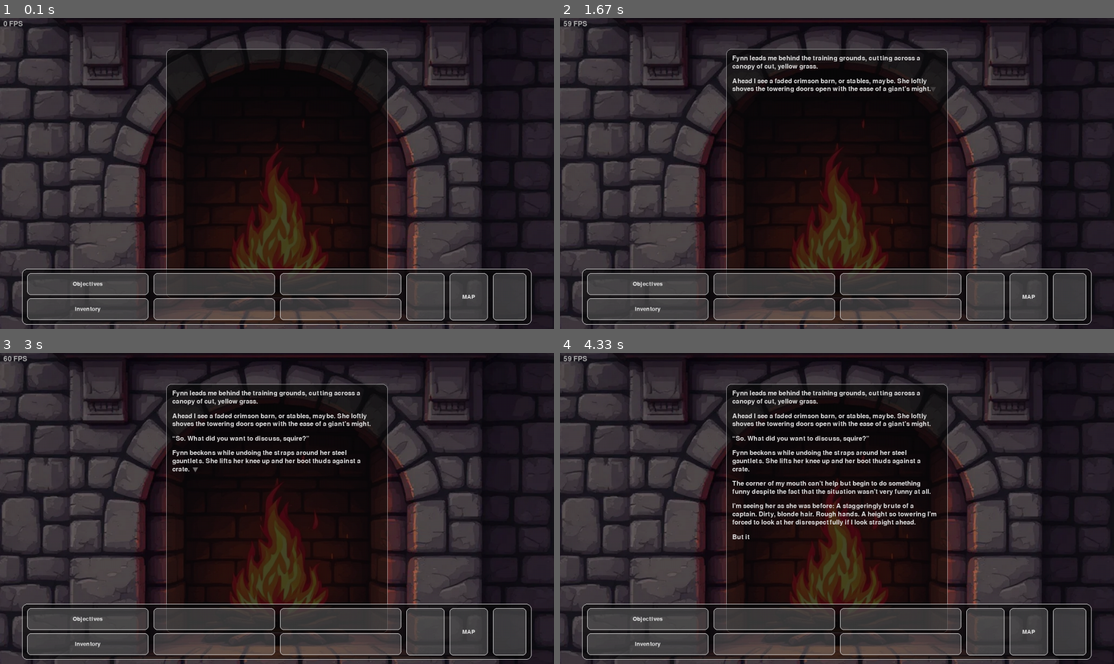
Above: before the commit, frames 1-4 (two rows, left to right).
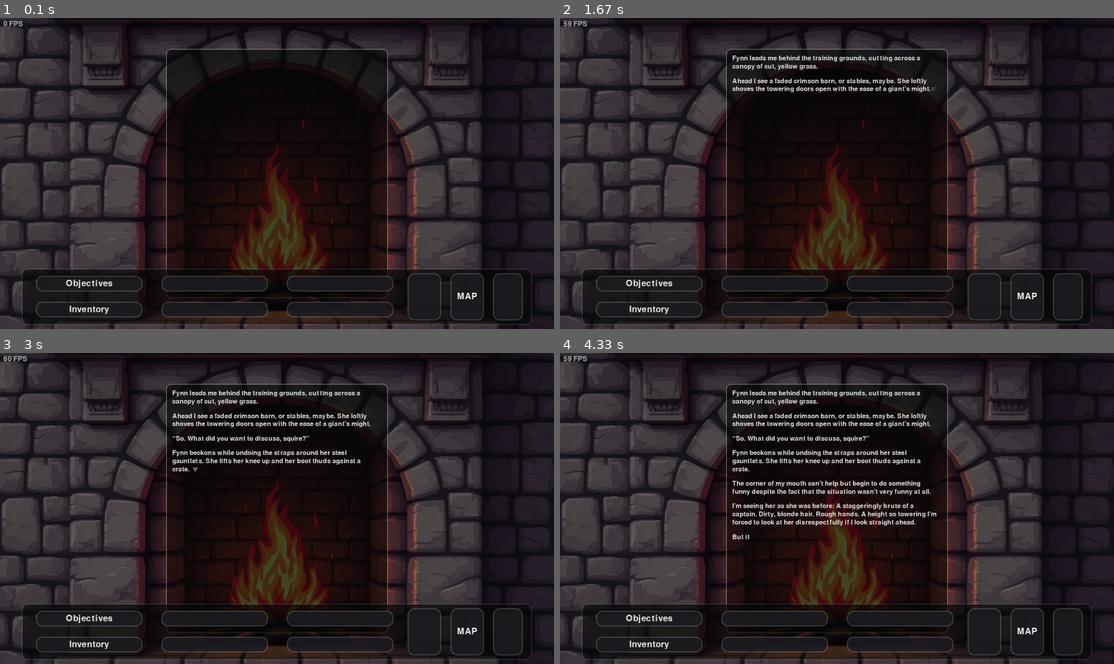
Above: after the commit, the same moments.

Repository: jhoangnguyen/solid
Game: pygame game, started from run.py
Same seed, same stepped clock (60 frames per second), same inputs: the game is played once before the commit and once after it.
Inputs (mouse positions are in pixels of both pictures, inside the frame that each line leads up to):
- Up to frame 1 (0.1 s): no input
- Up to frame 2 (1.67 s): press the mouse at (837, 195) at 0.37 s; move the mouse to (770, 185) at 0.47 s; release the mouse at (704, 176) at 0.6 s; tap Enter at 0.67 s; press the mouse at (837, 195) at 1.03 s; move the mouse to (748, 201) at 1.13 s; release the mouse at (659, 210) at 1.27 s; press the mouse at (837, 195) at 1.37 s; move the mouse to (909, 123) at 1.47 s; release the mouse at (981, 55) at 1.6 s
- Up to frame 3 (3 s): press the mouse at (277, 530) at 1.7 s; move the mouse to (332, 474) at 1.8 s; release the mouse at (387, 418) at 1.93 s; press the mouse at (277, 530) at 2.03 s; move the mouse to (254, 576) at 2.13 s; release the mouse at (232, 623) at 2.27 s; press the mouse at (277, 530) at 2.37 s; move the mouse to (204, 511) at 2.47 s; release the mouse at (127, 492) at 2.6 s; tap Space at 2.67 s
- Up to frame 4 (4.33 s): press the mouse at (837, 530) at 3.03 s; move the mouse to (831, 468) at 3.13 s; release the mouse at (831, 408) at 3.27 s; tap Space at 3.4, 3.7, 3.9, 4.23 s

The runs differ from the first frame. In frame 1, 12% of the frame differs, in the area x 3-96%, y 80-99%; in frame 2, 12%; in frame 3, 12%; in frame 4, 12%.

Commit message:
Add proportial button to bar fracs

Diff:
--- a/engine/app.py
+++ b/engine/app.py
@@ -105,63 +105,6 @@
             "right_2": BottomBarButton("right_2", "MAP"),
         })
 
-
-    # def handle_input(self):
-    #     for e in pygame.event.get():
-    #         if e.type == pygame.QUIT:
-    #             self.running = False
-    #         elif e.type == pygame.KEYDOWN:
-    #             if e.key == pygame.K_ESCAPE:
-    #                 self.running = False
-    #             elif self.textbox.choice_active():
-    #                 if e.key == pygame.K_UP:
-    #                     self.textbox.choice_move_cursor(-1)
-    #                 elif e.key == pygame.K_DOWN:
-    #                     self.textbox.choice_move_cursor(+1)
-    #                 elif e.key in (pygame.K_RETURN, pygame.K_SPACE):
-    #                     idx = self.textbox.choice_get_selected_index()
-    #                     if idx is not None and idx >= 0:
-    #                         self.presenter.submit_choice_index(idx)
-    #                 elif e.key == pygame.K_PAGEUP:
-    #                     self.textbox.scroll(-self.textbox.viewport_height * self.cfg.input.page_scroll_frac)
-    #                 elif e.key == pygame.K_PAGEDOWN:
-    #                     self.textbox.scroll(+self.textbox.viewport_height * self.cfg.input.page_scroll_frac)
-    #                 elif e.key == pygame.K_HOME:
-    #                     self.textbox.scroll_to_top()
-    #                 elif e.key == pygame.K_END:
-    #                     self.textbox.scroll_to_bottom()
-    #             else:
-    #                 # no active choice panel -> normal VN advance controls
-    #                 if e.key in (pygame.K_SPACE, pygame.K_RETURN):
-    #                     self.textbox.on_player_press()
-    #                 elif e.key == pygame.K_PAGEUP:
-    #                     self.textbox.scroll(-self.textbox.viewport_height * self.cfg.input.page_scroll_frac)
-    #                 elif e.key == pygame.K_PAGEDOWN:
-    #                     self.textbox.scroll(+self.textbox.viewport_height * self.cfg.input.page_scroll_frac)
-    #                 elif e.key == pygame.K_HOME:
-    #                     self.textbox.scroll_to_top()
-    #                 elif e.key == pygame.K_END:
-    #                     self.textbox.scroll_to_bottom()
-
-    #         elif e.type == pygame.MOUSEMOTION:
-    #             if self.textbox.choice_active():
-    #                 self.textbox.choice_hover_at(e.pos)
-
-    #         elif e.type == pygame.MOUSEBUTTONDOWN and e.button == 1:
-    #             if self.textbox.choice_active():
-    #                 idx = self.textbox.choice_click(e.pos)
-    #                 if idx is not None:
-    #                     self.presenter.submit_choice_index(idx)
-    #             else:
-    #                 self.textbox.on_player_press()
-
-    #         elif e.type == pygame.MOUSEWHEEL:
-    #             self.textbox.scroll(-e.y * self.cfg.input.scroll_wheel_pixels)
-    #         elif e.type == pygame.VIDEORESIZE:
-    #             self.screen = pygame.display.set_mode((e.w, e.h), pygame.RESIZABLE)
-    #             wfrac, hfrac = self._tb_fracs
-    #             self.textbox.on_resize(compute_centered_rect(self.screen, self.cfg.textbox.width_frac, self.cfg.textbox.height_frac))
-
     def handle_input(self):
         for e in pygame.event.get():
             if e.type == pygame.QUIT:
--- a/engine/settings.py
+++ b/engine/settings.py
@@ -2,7 +2,7 @@
 from dataclasses import dataclass, field
 from pathlib import Path
 from typing import Any, Dict, Tuple, Optional
-from engine.ui.style import Theme, WaitIndicatorStyle
+from engine.ui.style import Theme, WaitIndicatorStyle, BottomBarStyle, BottomBarButtonStyle
 
 try:
     import yaml
@@ -202,27 +202,31 @@
 
     bb_yaml = tdata.get("bottom_bar", {}) or {}
     btn_yaml = bb_yaml.get("button", {}) or {}
-    bb = {
-        "height": int(bb_yaml.get("height", 72)),
-        "radius": int(bb_yaml.get("radius", 12)),
-        "padding": tuple(bb_yaml.get("padding", (10,16,10,16))),
-        "gap": int(bb_yaml.get("gap", 12)),
-        "bg_rgba": tuple(bb_yaml.get("bg_rgba", (10,10,10,170))),
-        "border_rgba": tuple(bb_yaml.get("border_rgba", (255,255,255,60))),
-        "button": {
-            "h": int(btn_yaml.get("h", 44)),
-            "pad_x": int(btn_yaml.get("pad_x", 14)),
-            "radius": int(btn_yaml.get("radius", 10)),
-            "text_size": int(btn_yaml.get("text_size", 18)),
-            "text_rgb": tuple(btn_yaml.get("text_rgb", (235,235,235))),
-            "fill_rgba": tuple(btn_yaml.get("fill_rgba", (30,30,35,220))),
-            "hover_rgba": tuple(btn_yaml.get("hover_rgba", (50,50,60,240))),
-            "down_rgba": tuple(btn_yaml.get("down_rgba", (70,70,80,255))),
-            "border_rgba": tuple(btn_yaml.get("border_rgba", (255,255,255,60))),
-            "border_px": int(btn_yaml.get("border_px", 1)),
-        }
-    }
-    setattr(th, "bottom_bar", bb)
+
+    th.bottom_bar.height      = int(bb_yaml.get("height", th.bottom_bar.height))
+    th.bottom_bar.radius      = int(bb_yaml.get("radius", th.bottom_bar.radius))
+    th.bottom_bar.padding     = tuple(bb_yaml.get("padding", th.bottom_bar.padding))
+    th.bottom_bar.gap         = int(bb_yaml.get("gap", th.bottom_bar.gap))
+    th.bottom_bar.bg_rgba     = tuple(bb_yaml.get("bg_rgba", th.bottom_bar.bg_rgba))
+    th.bottom_bar.border_rgba = tuple(bb_yaml.get("border_rgba", th.bottom_bar.border_rgba))
+
+    b = th.bottom_bar.button
+    b.h          = int(btn_yaml.get("h", b.h))
+    b.pad_x      = int(btn_yaml.get("pad_x", b.pad_x))
+    b.radius     = int(btn_yaml.get("radius", b.radius))
+    b.text_size  = int(btn_yaml.get("text_size", b.text_size))
+    b.text_rgb   = tuple(btn_yaml.get("text_rgb", b.text_rgb))
+    b.fill_rgba  = tuple(btn_yaml.get("fill_rgba", b.fill_rgba))
+    b.hover_rgba = tuple(btn_yaml.get("hover_rgba", b.hover_rgba))
+    b.down_rgba  = tuple(btn_yaml.get("down_rgba", b.down_rgba))
+    b.border_rgba= tuple(btn_yaml.get("border_rgba", b.border_rgba))
+    b.border_px  = int(btn_yaml.get("border_px", b.border_px))
+
+    b.h_frac         = float(btn_yaml.get("h_frac", b.h_frac)) if btn_yaml.get("h_frac", None) is not None else b.h_frac
+    b.pad_x_frac     = float(btn_yaml.get("pad_x_frac", b.pad_x_frac)) if btn_yaml.get("pad_x_frac", None) is not None else b.pad_x_frac
+    b.text_size_frac = float(btn_yaml.get("text_size_frac", b.text_size_frac)) if btn_yaml.get("text_size_frac", None) is not None else b.text_size_frac
+    b.radius_frac    = float(btn_yaml.get("radius_frac", b.radius_frac)) if btn_yaml.get("radius_frac", None) is not None else b.radius_frac
+    b.border_px_frac = float(btn_yaml.get("border_px_frac", b.border_px_frac)) if btn_yaml.get("border_px_frac", None) is not None else b.border_px_frac
     return th
 
 def textbox_fracs_from_defaults(defaults: Dict[str, Any], fallback: Tuple[float, float]) -> Tuple[float, float]:
--- a/engine/ui/style.py
+++ b/engine/ui/style.py
@@ -27,6 +27,34 @@
     scale: float = 1.0
     font_path: str | None = None
 
+@dataclass
+class BottomBarButtonStyle:
+    h: int = 44
+    pad_x: int = 14
+    radius: int = 10
+    text_size: int = 18
+    text_rgb: tuple[int, int, int] = (235, 235, 235)
+    fill_rgba: tuple[int, int, int, int] = (30, 30, 35, 220)
+    hover_rgba: tuple[int, int, int, int] = (50, 50, 60, 240)
+    down_rgba: tuple[int, int, int, int]  = (70, 70, 80, 255)
+    border_rgba: tuple[int, int, int, int] = (255, 255, 255, 60)
+    border_px: int = 1
+    h_frac: float | None = None          # 0..1 of the LEFT cell height
+    pad_x_frac: float | None = None      # 0..0.5 of the button cell width
+    text_size_frac: float | None = None  # 0..1 of the BAR height
+    radius_frac: float | None = None     # 0..0.5 of the BAR height
+    border_px_frac: float | None = None  # 0..0.1 of the BAR height
+
+
+@dataclass
+class BottomBarStyle:
+    height: int = 72               # pixels (preferred)
+    radius: int = 12
+    padding: tuple[int, int, int, int] = (10, 16, 10, 16)  # t, r, b, l
+    gap: int = 12
+    bg_rgba: tuple[int, int, int, int] = (10, 10, 10, 170)
+    border_rgba: tuple[int, int, int, int] = (255, 255, 255, 60)
+    button: BottomBarButtonStyle = field(default_factory=BottomBarButtonStyle)
 
 @dataclass
 class Theme:
@@ -44,6 +72,7 @@
     choice_blur_scale: float = 0.25      # 0.20–0.35 = stronger blur
     choice_blur_passes: int = 1        # 1–2
     choice_tint_rgba: Optional[tuple[int, int, int, int]] = (0, 0, 0, 96)  # darken a bit over the blur for readability
+    bottom_bar: BottomBarStyle = field(default_factory=BottomBarStyle)
 
     def derive(self, **overrides) -> "Theme":
         """ Create a variant theme (e.g., per screen) without mutating the base. """
--- a/engine/ui/widgets/bottom_bar.py
+++ b/engine/ui/widgets/bottom_bar.py
@@ -1,6 +1,7 @@
 from __future__ import annotations
 from dataclasses import dataclass
 from typing import Dict, Optional
+from engine.ui.style import Theme
 import pygame
 
 
@@ -39,11 +40,11 @@
     def __init__(
         self,
         theme,
-        width_frac: float = 0.92,
-        height_frac: float = 0.18,
+        width_frac: float = 0.92,     # keep width as a fraction
+        height_frac: float = 0.18,    # used only if theme.bottom_bar.height is absent
         margin_px: int = 10,
     ):
-        self.theme = theme
+        self.theme : Theme = theme
         self.width_frac = float(width_frac)
         self.height_frac = float(height_frac)
         self.margin_px = int(margin_px)
@@ -53,10 +54,14 @@
         self._font: Optional[pygame.font.Font] = None
         self._bar_rect_rect: Optional[pygame.Rect] = None
 
-
     # ---------- public ----------
     def set_slots(self, mapping: Dict[str, BottomBarButton]) -> None:
         self.slots.update(mapping)
+
+    def hit_test(self, pos: tuple[int, int]) -> bool:
+        """True if pos lies inside the bar area last laid out by draw()."""
+        br = self._bar_rect_rect
+        return isinstance(br, pygame.Rect) and br.collidepoint(pos)
 
     def get_clicked(self, pos: tuple[int, int]) -> Optional[str]:
         for sid, r in self._hit_rects.items():
@@ -64,35 +69,80 @@
                 return sid
         return None
 
+    def on_resize(self, screen_rect: pygame.Rect) -> None:
+        """Call this from VIDEORESIZE if you cache anything screen-related."""
+        self._screen_rect = screen_rect
+
     def draw(self, surface: pygame.Surface) -> None:
-        bar = self._bar_rect(surface)
+        # ---- read theme-driven metrics ----
+        bb = getattr(self.theme, "bottom_bar", None)
+
+        # Bar metrics
+        bar_height_px = int(bb.height if bb else 72)
+        bar_radius    = int(bb.radius if bb else 12)
+        pad_t, pad_r, pad_b, pad_l = (bb.padding if bb else (10, 16, 10, 16))
+        gap           = int(bb.gap if bb else 12)
+        bar_bg_rgba   = (bb.bg_rgba if bb else (10, 10, 10, 170))
+        bar_border_rgba = (bb.border_rgba if bb else (255, 255, 255, 60))
+
+        # ---- layout the bar rect first (we need bar.h for fractions) ----
+        bar = self._bar_rect(surface, bar_height_px)
         self._bar_rect_rect = bar
         if bar.w <= 0 or bar.h <= 0:
             return
 
-        # font (resolve each frame in case theme changed)
-        size = max(12, int(getattr(self.theme, "font_size", 22) * 0.9))
-        self._font = pygame.font.Font(getattr(self.theme, "font_path", None), size)
-
-        radius = max(6, int(getattr(self.theme, "border_radius", 12)))
-
-        # --- background (translucent overlay) ---
-        bg_rgba = _rgba(getattr(self.theme, "box_bg", (10, 10, 10, 170)))
-        bg_overlay = pygame.Surface(bar.size, pygame.SRCALPHA)
-        pygame.draw.rect(bg_overlay, bg_rgba, bg_overlay.get_rect(), border_radius=radius)
-        surface.blit(bg_overlay, bar.topleft)
-
-        # --- outer border (draw OPAQUE directly on the screen) ---
-        border_rgb = _rgb(getattr(self.theme, "box_border", (255, 255, 255)))
-        pygame.draw.rect(surface, border_rgb, bar, width=1, border_radius=radius)
+        # Button metrics (fractions override pixels)
+        btns = bb.button if bb else None
+        # base pixel fallbacks
+        base_btn_h      = int(btns.h if btns else 44)
+        base_pad_x      = int(btns.pad_x if btns else 14)
+        btn_text_size   = int(btns.text_size if btns else 18)
+        btn_radius      = int(btns.radius if btns else 10)
+        btn_text_rgb    = (btns.text_rgb if btns else (235, 235, 235))
+        btn_fill_rgba   = (btns.fill_rgba if btns else (30, 30, 35, 220))
+        btn_hover_rgba  = (btns.hover_rgba if btns else (50, 50, 60, 240))
+        btn_down_rgba   = (btns.down_rgba if btns else (70, 70, 80, 255))
+        btn_border_rgba = (btns.border_rgba if btns else (255, 255, 255, 60))
+        btn_border_px   = int(btns.border_px if btns else 1)
+
+        # optional fraction fields
+        h_frac          = float(btns.h_frac) if btns and btns.h_frac is not None else None
+        pad_x_frac      = float(btns.pad_x_frac) if btns and btns.pad_x_frac is not None else None
+        text_size_frac  = float(btns.text_size_frac) if btns and btns.text_size_frac is not None else None
+        radius_frac     = float(btns.radius_frac) if btns and btns.radius_frac is not None else None
+        border_px_frac  = float(btns.border_px_frac) if btns and btns.border_px_frac is not None else None
+
+        # Clamp fractions to sane ranges
+        def _clamp(v, lo, hi):
+            return max(lo, min(hi, v))
+
+        if text_size_frac is not None:
+            btn_text_size = max(8, int(_clamp(text_size_frac, 0.05, 1.0) * bar.h))
+        if radius_frac is not None:
+            btn_radius = max(2, int(_clamp(radius_frac, 0.0, 0.5) * bar.h))
+        if border_px_frac is not None:
+            btn_border_px = max(1, int(_clamp(border_px_frac, 0.0, 0.1) * bar.h))
+
+        # Font (resolve each frame in case theme changed)
+        font_path = getattr(self.theme, "font_path", None)
+        self._font = pygame.font.Font(font_path, btn_text_size)
+
+        # --- background + border using an alpha-capable overlay ---
+        overlay = pygame.Surface(bar.size, pygame.SRCALPHA)
+        pygame.draw.rect(overlay, bar_bg_rgba, overlay.get_rect(), border_radius=bar_radius)
+        if bar_border_rgba[3] > 0 and btn_border_px >= 1:
+            pygame.draw.rect(overlay, bar_border_rgba, overlay.get_rect(), width=1, border_radius=bar_radius)
+        surface.blit(overlay, bar.topleft)
 
         # --- inner content area ---
-        pad_x, pad_y = 12, 10
-        inner = bar.inflate(-2 * pad_x, -2 * pad_y)
+        inner = pygame.Rect(
+            bar.x + pad_l,
+            bar.y + pad_t,
+            bar.w - (pad_l + pad_r),
+            bar.h - (pad_t + pad_b),
+        )
         if inner.w <= 0 or inner.h <= 0:
             return
-
-        gap_x, gap_y = 12, 8
 
         # Split 75% / 25%
         left_w = int(inner.w * 0.75)
@@ -101,87 +151,105 @@
         right_area = pygame.Rect(inner.x + left_w, inner.y, right_w, inner.h)
 
         # ---- LEFT: 2 rows × 3 equal columns ----
-        # Row height:
-        left_row_h = (left_area.h - gap_y) // 2
-        # Column width:
-        left_col_w = (left_area.w - 2 * gap_x) // 3
-
-        left_rows_y = (left_area.y, left_area.y + left_row_h + gap_y)
+        left_row_h = (left_area.h - gap) // 2
+        left_col_w = (left_area.w - 2 * gap) // 3
+        left_rows_y = (left_area.y, left_area.y + left_row_h + gap)
         left_cols_x = (
             left_area.x,
-            left_area.x + left_col_w + gap_x,
-            left_area.x + (left_col_w + gap_x) * 2,
+            left_area.x + left_col_w + gap,
+            left_area.x + (left_col_w + gap) * 2,
         )
 
-        # Build left slot rects (absolute coords)
-        r_left = []
-        for row_y in left_rows_y:
-            for col_x in left_cols_x:
-                r_left.append(pygame.Rect(col_x, row_y, left_col_w, left_row_h))
-
-        # ---- RIGHT: 3 VERTICAL chunky buttons (side-by-side) ----
+        # Build left cells, then shrink to button rects using frac OR pixels
+        left_cells = [pygame.Rect(cx, ry, left_col_w, left_row_h)
+                    for ry in left_rows_y for cx in left_cols_x]
+
+        left_btn_rects = []
+        for cell in left_cells:
+            # pad_x may be frac of cell width
+            px = int(_clamp(pad_x_frac, 0.0, 0.5) * cell.w) if pad_x_frac is not None else base_pad_x
+            # height may be frac of cell height
+            h  = int(_clamp(h_frac, 0.0, 1.0) * cell.h) if h_frac is not None else min(base_btn_h, cell.h)
+            w  = max(0, cell.w - 2 * px)
+            x  = cell.x + px
+            y  = cell.y + (cell.h - h) // 2
+            left_btn_rects.append(pygame.Rect(x, y, w, h))
+
+        # ---- RIGHT: 3 vertical chunky buttons (full height, frac pad_x) ----
+        gap_x = gap
         right_col_w = max(40, (right_area.w - 2 * gap_x) // 3)
-
         x0 = right_area.x + gap_x
         x1 = x0 + right_col_w + gap_x
         x2 = x1 + right_col_w + gap_x
-        # Make the last column “fill” any rounding remainder so we hug the right edge.
         w_last = right_area.right - x2
 
-        r_right = [
+        right_cells = [
             pygame.Rect(x0, right_area.y, right_col_w, right_area.h),
             pygame.Rect(x1, right_area.y, right_col_w, right_area.h),
             pygame.Rect(x2, right_area.y, w_last,        right_area.h),
         ]
+        right_btn_rects = []
+        for cell in right_cells:
+            px = int(_clamp(pad_x_frac, 0.0, 0.5) * cell.w) if pad_x_frac is not None else base_pad_x
+            w  = max(0, cell.w - 2 * px)
+            x  = cell.x + px
+            right_btn_rects.append(pygame.Rect(x, cell.y, w, cell.h))
 
         # Map ids -> rects
         layout = {
-            "left_1": r_left[0], "left_2": r_left[1], "left_3": r_left[2],
-            "left_4": r_left[3], "left_5": r_left[4], "left_6": r_left[5],
-            "right_1": r_right[0], "right_2": r_right[1], "right_3": r_right[2],
+            "left_1": left_btn_rects[0], "left_2": left_btn_rects[1], "left_3": left_btn_rects[2],
+            "left_4": left_btn_rects[3], "left_5": left_btn_rects[4], "left_6": left_btn_rects[5],
+            "right_1": right_btn_rects[0], "right_2": right_btn_rects[1], "right_3": right_btn_rects[2],
         }
 
+        # Draw + hit rects
         self._hit_rects.clear()
         for sid, rect in layout.items():
-            self._draw_button(surface, rect, self.slots.get(sid))
+            self._draw_button(surface, rect, self.slots.get(sid),
+                            fill_rgba=btn_fill_rgba,
+                            border_rgba=btn_border_rgba,
+                            border_px=btn_border_px,
+                            radius=btn_radius,
+                            text_rgb=btn_text_rgb)
             self._hit_rects[sid] = rect
 
-    def hit_test(self, pos: tuple[int, int]) -> bool:
-        """
-        True if 'pos' lies inside the bar's rectangle.
-        Works whether you store it as self._bar_rect (Rect) or epose a method.
-        """
-        br = self._bar_rect_rect
-        return isinstance(br, pygame.Rect) and br.collidepoint(pos)
-
-    def on_resize(self, screen_rect: pygame.Rect) -> None:
-        """ Call this on VIDEORESIZE so we can relayout next draw. """
-        self._screen_rect = screen_rect
-
     # ---------- internals ----------
-    def _bar_rect(self, surface: pygame.Surface) -> pygame.Rect:
+    def _bar_rect(self, surface: pygame.Surface, height_px_from_theme: int) -> pygame.Rect:
         sw, sh = surface.get_size()
         w = int(max(0.0, min(1.0, self.width_frac)) * sw)
-        h = int(max(0.0, min(1.0, self.height_frac)) * sh)
+
+        # Prefer theme pixel height; fall back to fraction if <=0
+        h_theme = int(height_px_from_theme or 0)
+        if h_theme > 0:
+            h = min(h_theme, sh)  # clamp
+        else:
+            h = int(max(0.0, min(1.0, self.height_frac)) * sh)
+
         x = (sw - w) // 2
         y = sh - h - self.margin_px
         return pygame.Rect(x, y, w, h)
 
-    def _draw_button(self, surface: pygame.Surface, rect: pygame.Rect, btn: Optional[BottomBarButton]) -> None:
-        radius = max(4, int(getattr(self.theme, "border_radius", 12)) - 4)
-
-        # Translucent fill via small overlay (always visible)
-        fill_overlay = pygame.Surface(rect.size, pygame.SRCALPHA)
-        pygame.draw.rect(fill_overlay, (255, 255, 255, 50), fill_overlay.get_rect(), border_radius=radius)
-        surface.blit(fill_overlay, rect.topleft)
-
-        # Opaque border
-        border_rgb = _rgb(getattr(self.theme, "box_border", (255, 255, 255)))
-        pygame.draw.rect(surface, border_rgb, rect, width=1, border_radius=radius)
+    def _draw_button(
+        self,
+        surface: pygame.Surface,
+        rect: pygame.Rect,
+        btn: Optional[BottomBarButton],
+        *,
+        fill_rgba: tuple[int,int,int,int],
+        border_rgba: tuple[int,int,int,int],
+        border_px: int,
+        radius: int,
+        text_rgb: tuple[int,int,int],
+    ) -> None:
+        # Alpha overlay for fill + border so RGBA is respected
+        ov = pygame.Surface(rect.size, pygame.SRCALPHA)
+        pygame.draw.rect(ov, fill_rgba, ov.get_rect(), border_radius=radius)
+        if border_px >= 1 and border_rgba[3] > 0:
+            pygame.draw.rect(ov, border_rgba, ov.get_rect(), width=border_px, border_radius=radius)
+        surface.blit(ov, rect.topleft)
 
         # Label
-        if btn and btn.label:
-            text_rgb = _rgb(getattr(self.theme, "text_rgb", (235, 235, 235)))
+        if btn and btn.label and self._font:
             surf = self._font.render(btn.label, True, text_rgb)
             tx = rect.x + (rect.w - surf.get_width()) // 2
             ty = rect.y + (rect.h - surf.get_height()) // 2
--- a/game/config/defaults.yaml
+++ b/game/config/defaults.yaml
@@ -160,13 +160,20 @@
     multiply_rgb: [230, 230, 230]   # neutral gray; try 224–236 to taste
 
   bottom_bar:
-    height: 72
+    # height: 72
+    height: 0
     radius: 12
     padding: [10, 16, 10, 16]
     gap: 12
     bg_rgba: [10, 10, 10, 170]
     border_rgba: [255, 255, 255, 60]
     button:
+      # Use fractions instead of fixed pixels:
+      h_frac: 0.75          # left buttons are 75% of their cell height
+      pad_x_frac: 0.06      # 6% of cell width padding on each side
+      text_size_frac: 0.24  # 24% of bar height -> scales with resize
+      radius_frac: 0.12     # 12% of bar height corner radius
+      border_px_frac: 0.02  # 2% of bar height border thickness
       h: 44
       pad_x: 14
       radius: 10
